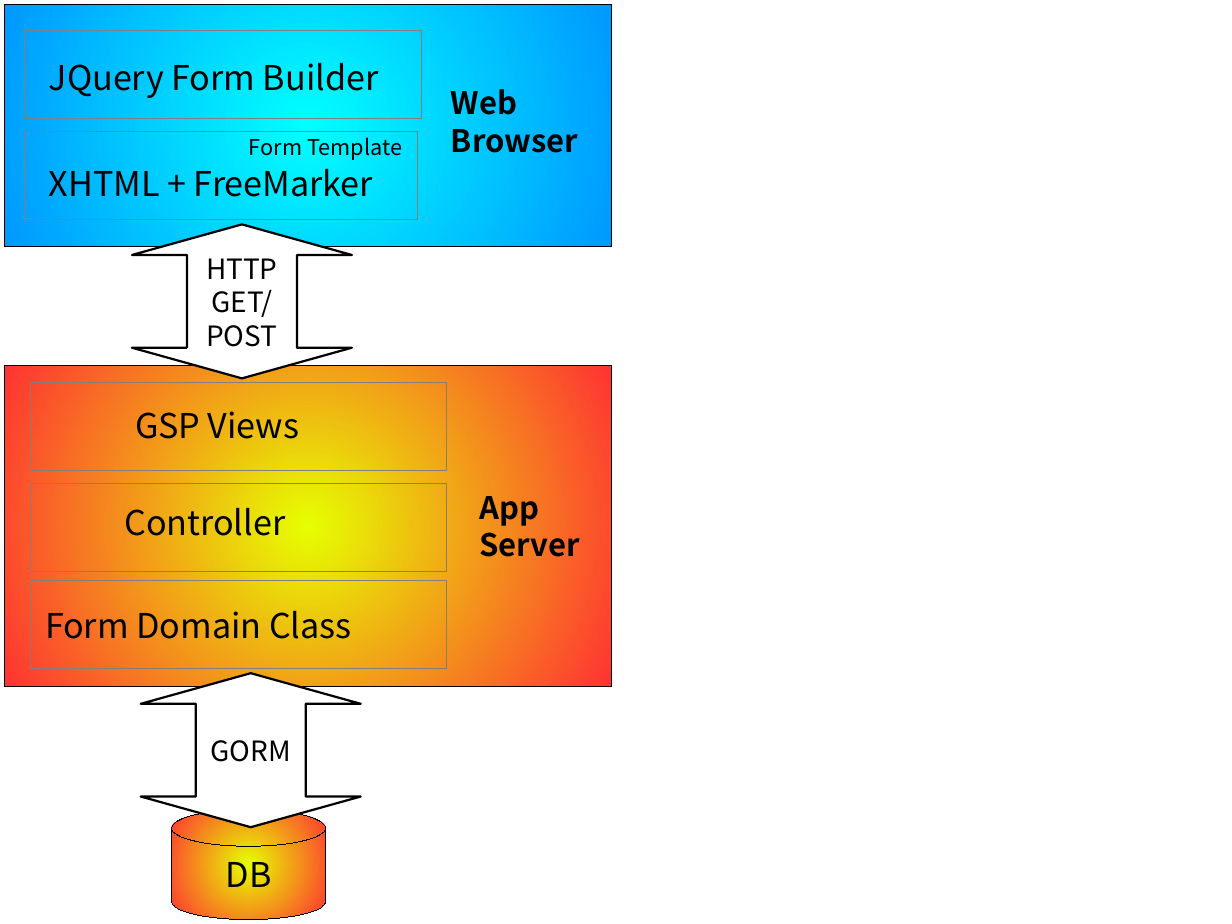
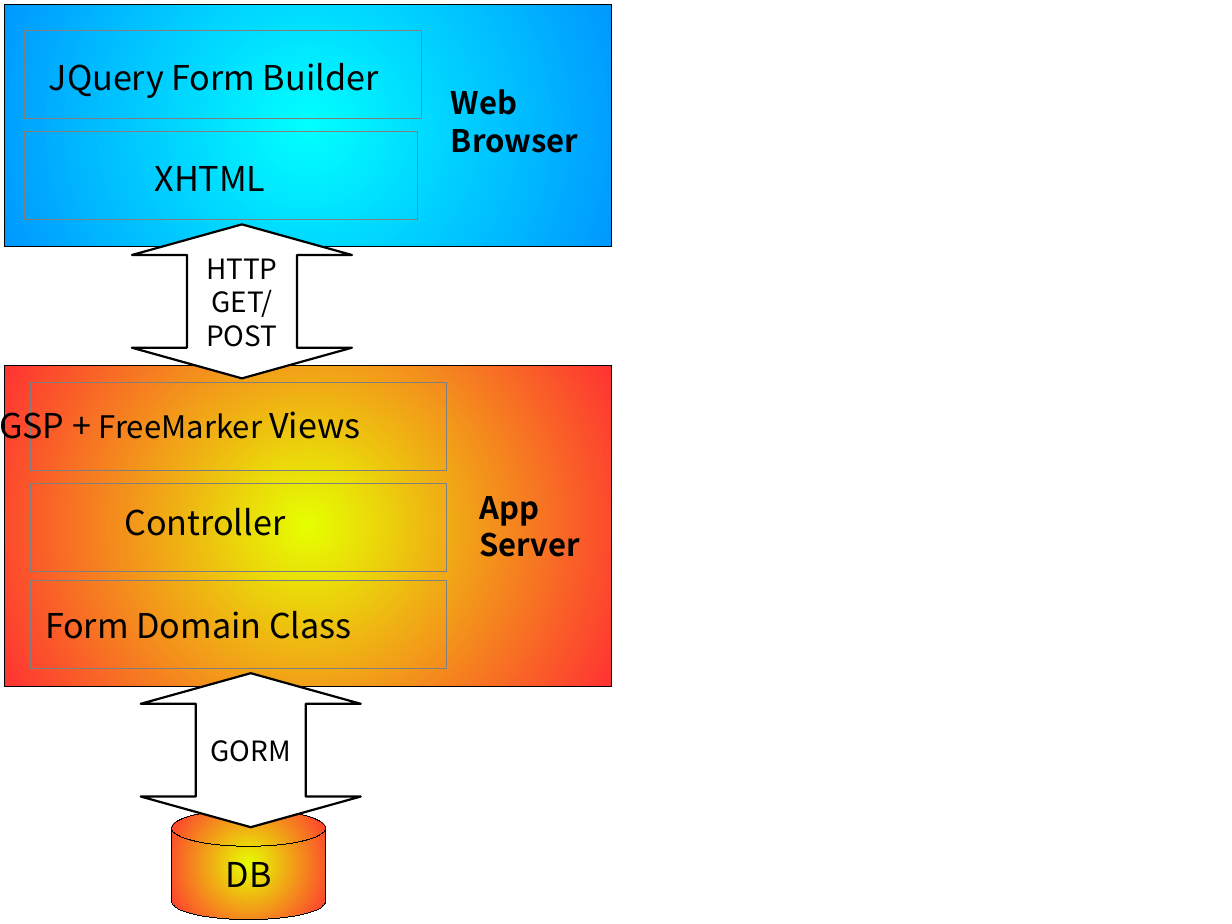
Before and after one commit to fairer/grails-form-builder-plugin, a slide deck: slide 1 of docs/Grails Form Builder Plugin Architecture.odp. Drawn at 1232x924 pixels with LibreOffice and Linux fonts; fonts in the diff are those of the drawing. Boxes give left, top, right and bottom in pixels: in the first picture for what was removed or moved away, otherwise in the second. Text is boxed around its words. In the diff, an @@ line names an element or a change of style, - is before the commit and + after.

```diff
--- a/docs/Grails Form Builder Plugin Architecture.odp
+++ b/docs/Grails Form Builder Plugin Architecture.odp
@@ text removed at bbox=[249, 137, 402, 160] @@
-Form Template
@@ text at bbox=[155, 166, 266, 191]: text changed @@
-XHTML + FreeMarker
+XHTML
@@ text at bbox=[0, 402, 360, 446]: text changed; size 22 to 20 pt @@
-GSP Views
+GSP + FreeMarker Views
```
Also in this commit, not shown: 1 other slide changed, 1 slide added, 2 other files.
